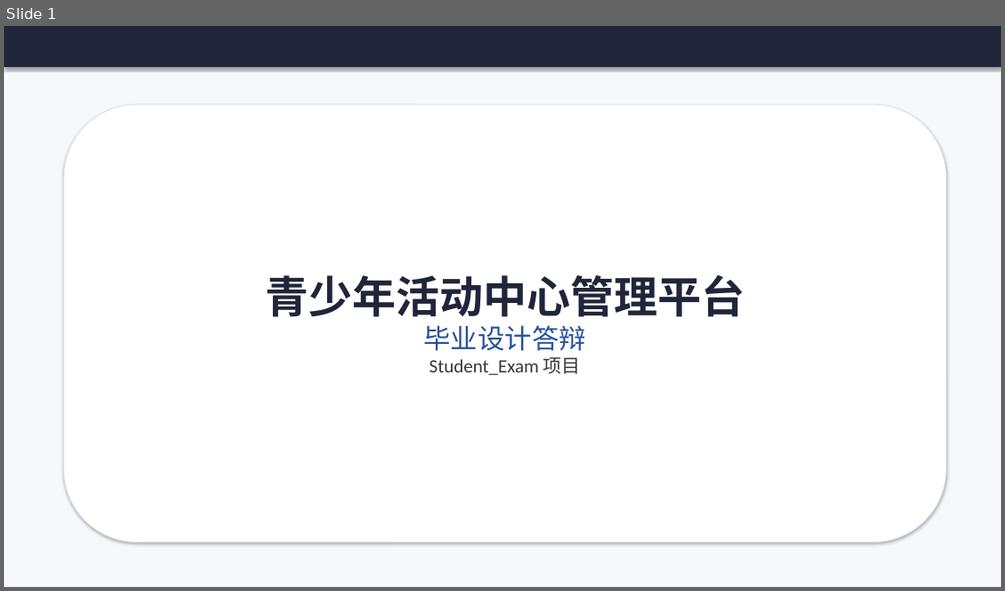
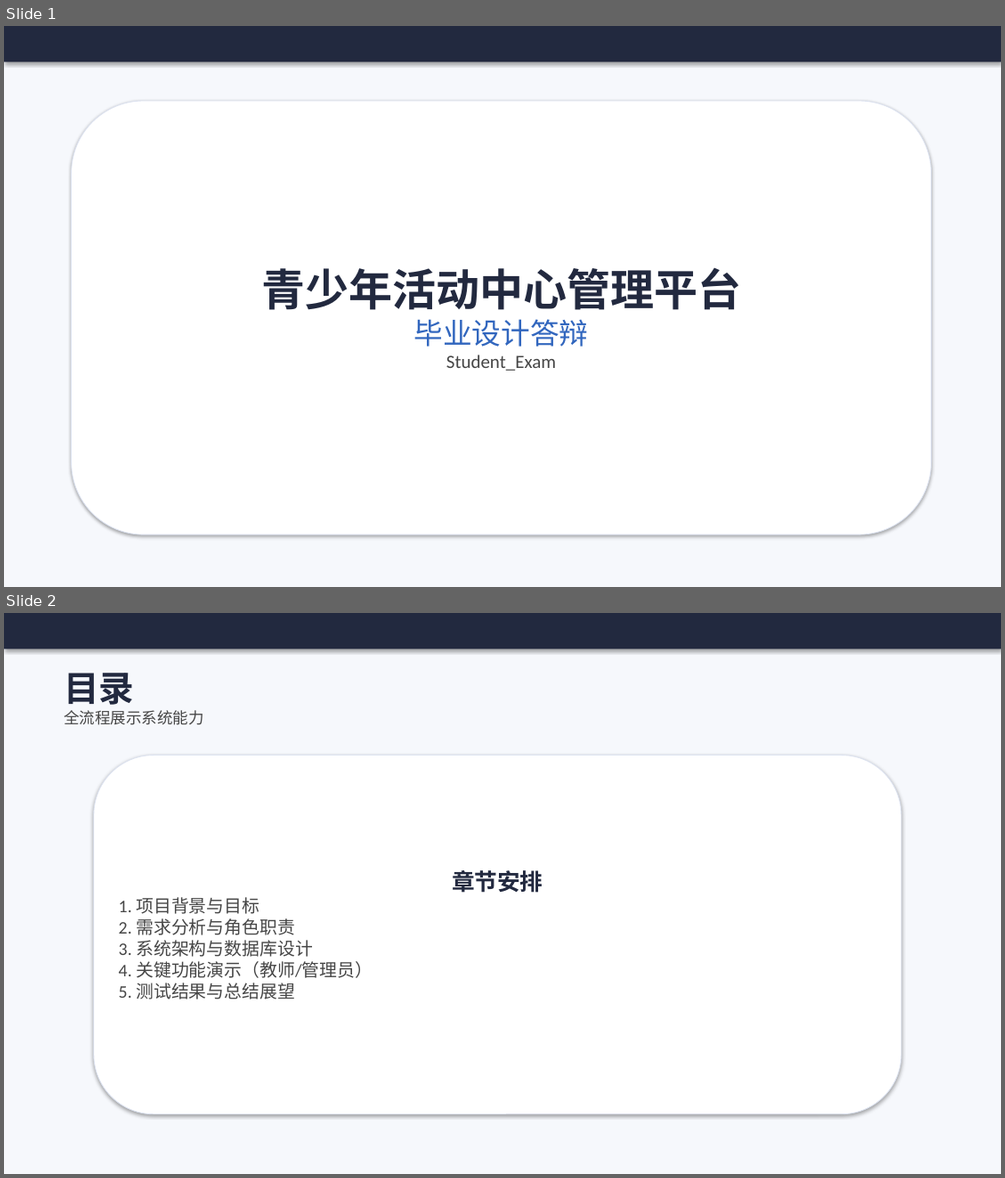
Before and after one commit to cxkqq/Student_Exam, a slide deck: defense_ppt.pptx. Shown one above the other, each under a label of ours: slide 1 before the commit, slides 1 and 2 after it. The pictures are 1005x591 and 1005x1178 pixels, drawn with LibreOffice and Linux fonts; fonts in the diff are those of the drawing. Boxes give left, top, right and bottom in pixels: in the first picture for what was removed or moved away, otherwise in the second. Text is boxed around its words. In the diff, an @@ line names an element or a change of style, - is before the commit and + after.

```diff
--- a/defense_ppt.pptx
+++ b/defense_ppt.pptx
@@ slide 2 added at (4,613,1001,1174), background #FFFFFF @@
@@ rectangle added at (4,613,1001,1174), fill #F6F8FC @@
@@ rectangle added at (4,613,1001,649), fill #22293F @@
@@ text added at (64,673,203,725), 15 pt, text #464646 @@
+目录
+全流程展示系统能力
@@ rounded rectangle added at (94,755,901,1114), fill #FFFFFF, outline #DCE2F0 0.75 pt, 17 pt, text #464646 @@
+章节安排
+1. 项目背景与目标
+2. 需求分析与角色职责
+3. 系统架构与数据库设计
+4. 关键功能演示（教师/管理员）
+5. 测试结果与总结展望
@@ slide 1 changed as well @@
@@ rectangle: place and size @@
-rectangle at (4,26,1001,67)
+rectangle at (4,26,1001,62)
@@ rectangle at (4,26,1001,62): fill #20253A to #22293F @@
@@ rounded rectangle "青少年活动中心管理平台": place and size @@
-rounded rectangle "青少年活动中心管理平台" at (64,104,947,542)
+rounded rectangle "青少年活动中心管理平台" at (72,101,931,534)
@@ text in rounded rectangle at (261,267,741,346): text colour #20253A to #22293F in "青少年活动中心管理平台"; size 26 to 28 pt, text colour #2850A0 to #3166BE in "毕业设计答辩" @@
@@ text in rounded rectangle at (446,354,556,370): text changed; text colour #373737 to #464646 @@
-Student_Exam 项目
+Student_Exam
```
Also in this commit, not shown: 5 other slides changed, 8 other slides added, 4 slides removed.
